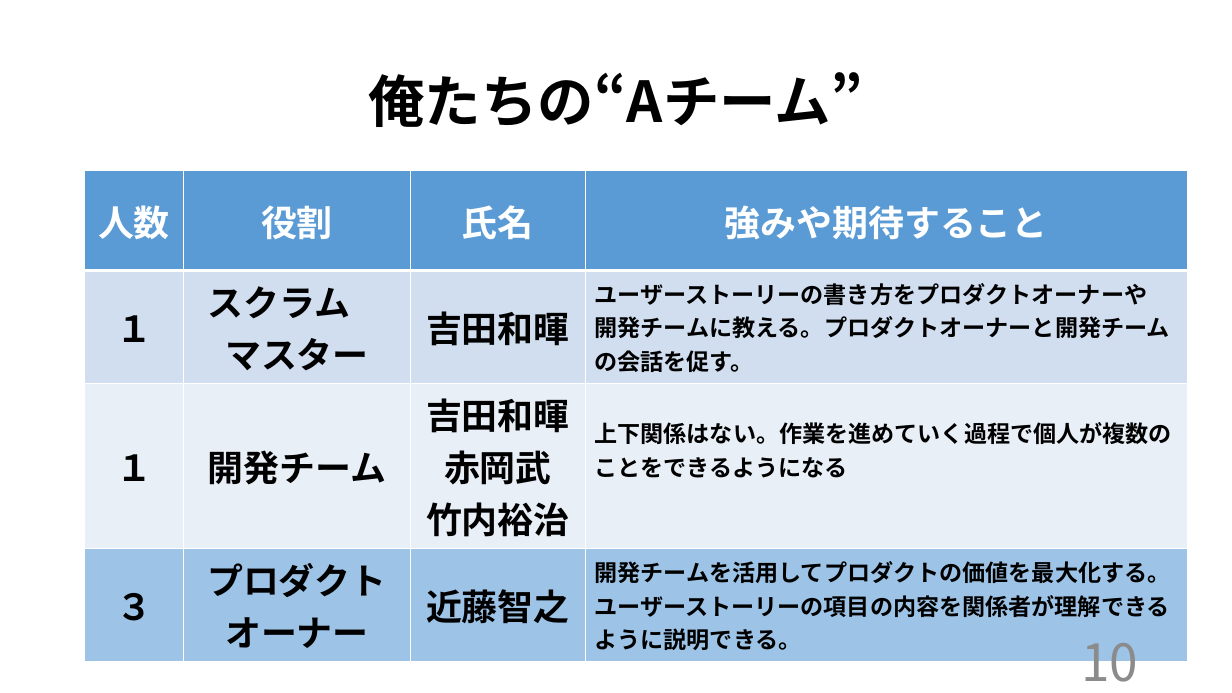
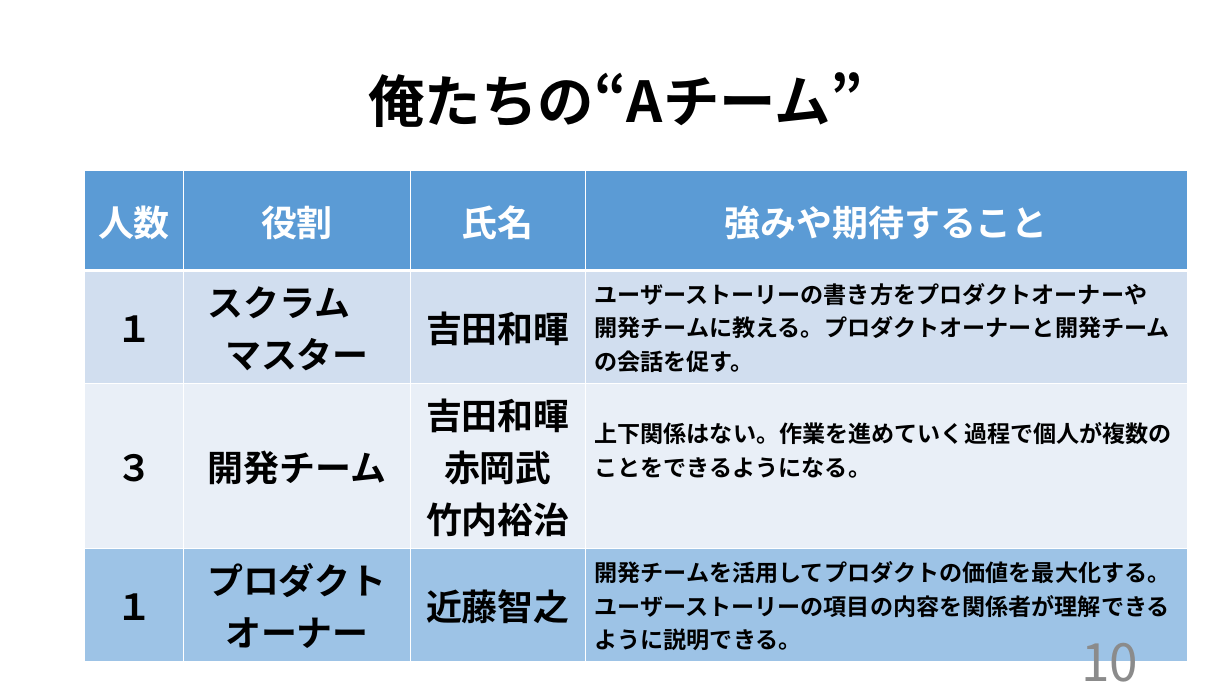
Before and after one commit to kazukiyoshida96/PM-, a slide deck: slide 10 of インセプションデッキ矢吹研A班.pptx. Drawn at 1232x693 pixels with LibreOffice and Linux fonts; fonts in the diff are those of the drawing. Boxes give left, top, right and bottom in pixels: in the first picture for what was removed or moved away, otherwise in the second. Text is boxed around its words. In the diff, an @@ line names an element or a change of style, - is before the commit and + after.

```diff
--- a/インセプションデッキ矢吹研A班.pptx
+++ b/インセプションデッキ矢吹研A班.pptx
@@ table at [85, 171, 1189, 654] @@
-row 3, column 1: １
+row 3, column 1: ３
-row 3, column 4: 上下関係はない。作業を進めていく過程で個人が複数のことをできるようになる
+row 3, column 4: 上下関係はない。作業を進めていく過程で個人が複数のことをできるようになる。
-row 4, column 1: ３
+row 4, column 1: １
```
Also in this commit, not shown: 10 other slides changed, 2 other files.
